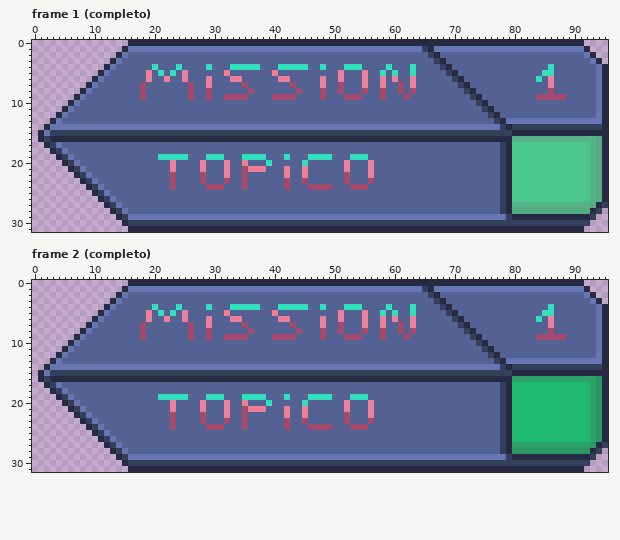
Pixel-art file -- Assets/GUI_HUD_UI/UI/missoes/plataforma_missao.aseprite. That is the earlier state.
96x32 pixels, 4 frames. Shown: frame 1 (completo), frame 2 (completo). The commit also changed other frames, which this record leaves out.
After:
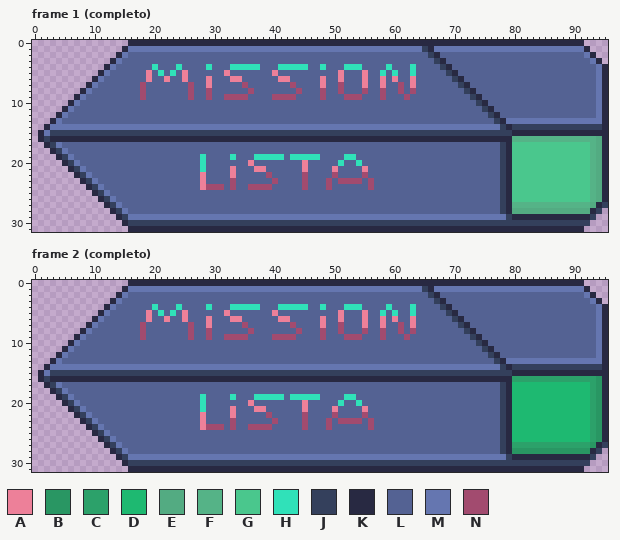
Palette (. is transparent): A #ed8099  B #299663  C #2ca16a  D #1eb971  E #53ab82  F #55b387  G #4ac78d  H #30e1b9  J #34405c  K #282942  L #546293  M #6576b0  N #a24b6f
The exact change:
--- frame 1 (completo), layers "topico", "missao"
@@ x 82..90 @@
  3 LLLLLLLLL
- 4 LLLLHLLLL
- 5 LLLHHLLLL
- 6 LLHLALLLL
- 7 LLLLALLLL
- 8 LLLLNLLLL
- 9 LLNNNNNLL
+ 4 LLLLLLLLL
+ 5 LLLLLLLLL
+ 6 LLLLLLLLL
+ 7 LLLLLLLLL
+ 8 LLLLLLLLL
+ 9 LLLLLLLLL
 10 LLLLLLLLL
@@ x 19..58 @@
 18 LLLLLLLLLLLLLLLLLLLLLLLLLLLLLLLLLLLLLLLL
-19 LLHHHHHLLLHHHLLLHHHHLLLHLLLHHHHLLLHHHLLL
-20 LLLLALLLLALLLALLALLLHLLLLLHLLLLLLALLLALL
-21 LLLLALLLLALLLALLNAAALLLALLALLLLLLALLLALL
-22 LLLLNLLLLNLLLALLNLLLLLLALLALLLLLLNLLLALL
-23 LLLLNLLLLNLLLNLLNLLLLLLNLLNLLLLLLNLLLNLL
-24 LLLLNLLLLLNNNLLLNLLLLLLNLLLNNNNLLLNNNLLL
+19 LLLLLLLLLHLLLLHLLLHHHHHLHHHHHLLLLHHLLLLL
+20 LLLLLLLLLHLLLLLLLALLLLLLLLALLLLLHLLHLLLL
+21 LLLLLLLLLHLLLLALLLAALLLLLLALLLLALLLLALLL
+22 LLLLLLLLLALLLLALLLLLNLLLLLNLLLLNLLLLNLLL
+23 LLLLLLLLLALLLLNLLLLLLNLLLLNLLLNLNNNNLNLL
+24 LLLLLLLLLANNNLNLLNNNNLLLLLNLLLNLLLLLLNLL
 25 LLLLLLLLLLLLLLLLLLLLLLLLLLLLLLLLLLLLLLLL
--- frame 2 (completo), layers "topico", "missao": the same change as frame 1 (completo)
Boxes around the changes in both pictures, in picture pixels (x1, y1, x2, y2):
changed: (536, 64, 566, 100)
changed: (158, 154, 374, 190)
changed: (536, 304, 566, 340)
changed: (158, 394, 374, 430)
